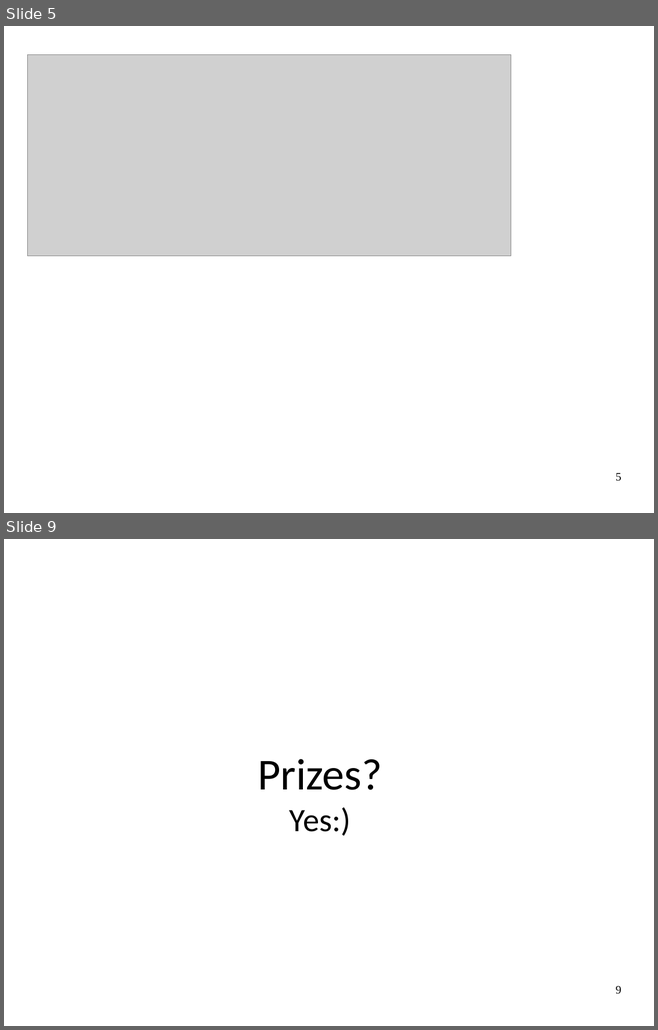
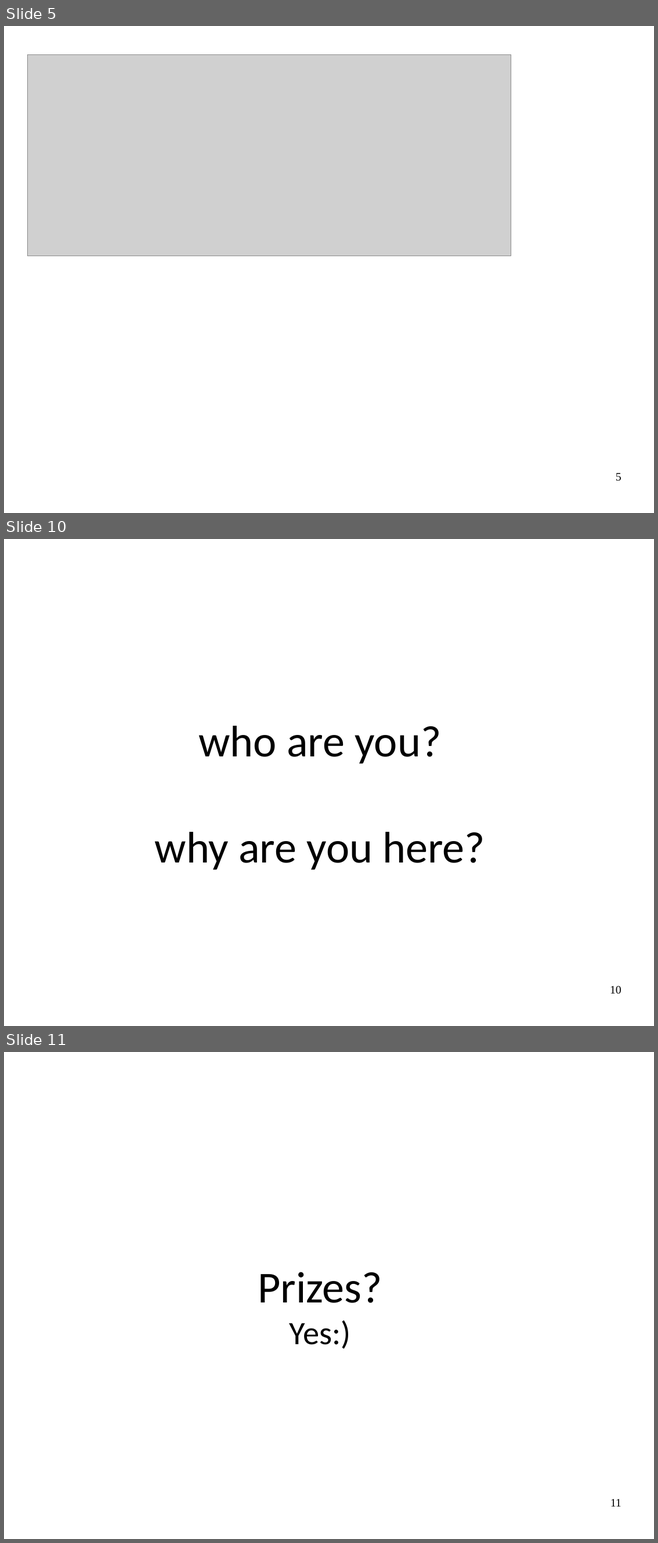
Before and after one commit to JRMeyer/kyrgyz-voice-hackathon, a slide deck: slides/hackathon-intro.odp. Shown one above the other, each under a label of ours: slides 5 and 9 before the commit, slides 5, 10 and 11 after it; the slides between them are not shown. The pictures are 658x1030 and 658x1543 pixels, drawn with LibreOffice and Linux fonts; fonts in the diff are those of the drawing; grey boxes stand for pictures. Boxes give left, top, right and bottom in pixels: in the first picture for what was removed or moved away, otherwise in the second. Text is boxed around its words. In the diff, an @@ line names an element or a change of style, - is before the commit and + after.

```diff
--- a/slides/hackathon-intro.odp
+++ b/slides/hackathon-intro.odp
@@ slide 10 added at [4,539,654,1026], background #FFFFFF @@
@@ subtitle added at [155,726,485,870], 54 pt, text #000000 @@
+who are you?
+why are you here?
@@ page number added at [610,986,621,994], 14 pt, text #000000 @@
+10
@@ what was slide 9 is now slide 11 @@
@@ page number at [610,1499,621,1507]: text changed @@
-9
+11
```
Also in this commit, not shown: 1 slide changed, 3 other slides added, 2 slides removed, 5 other files.
